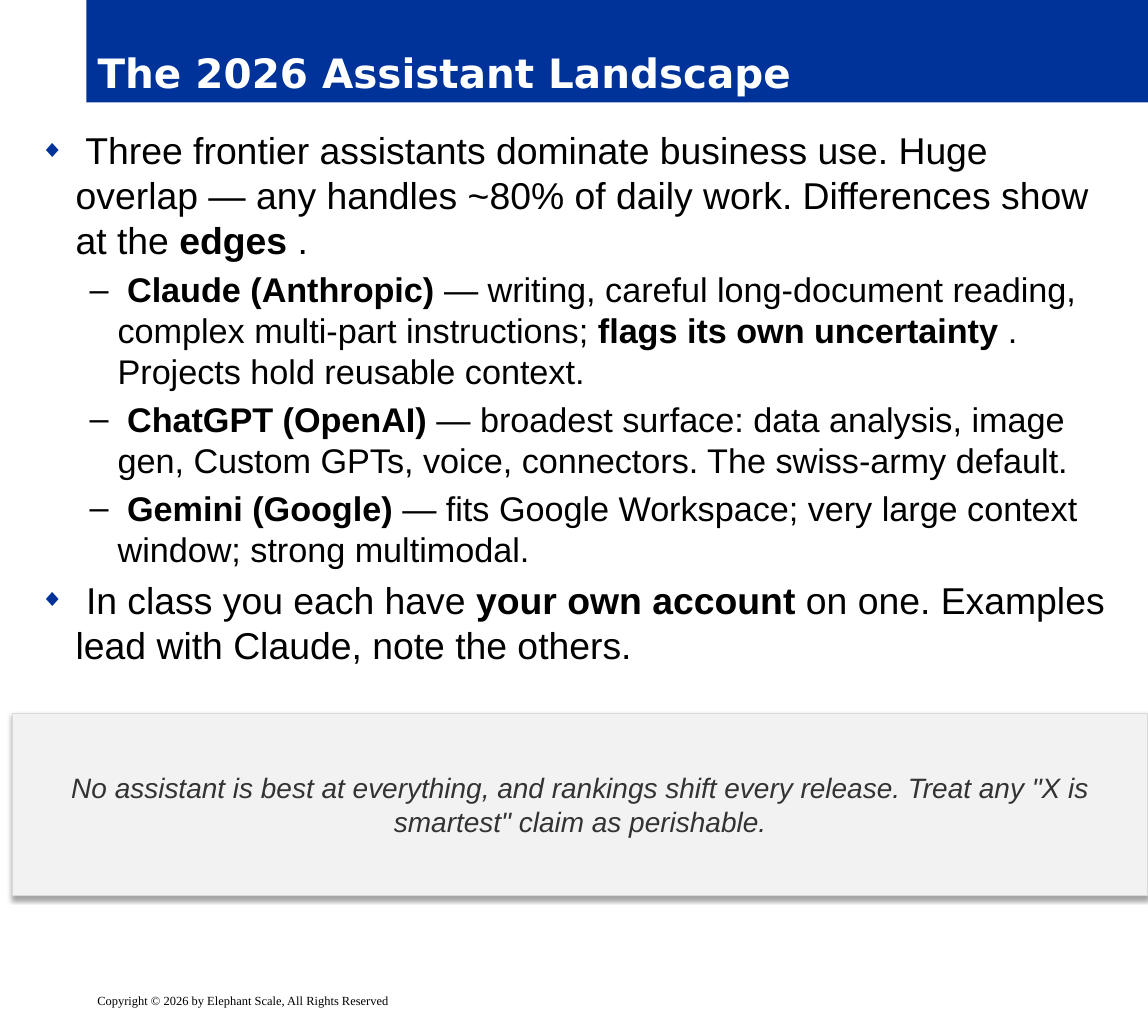
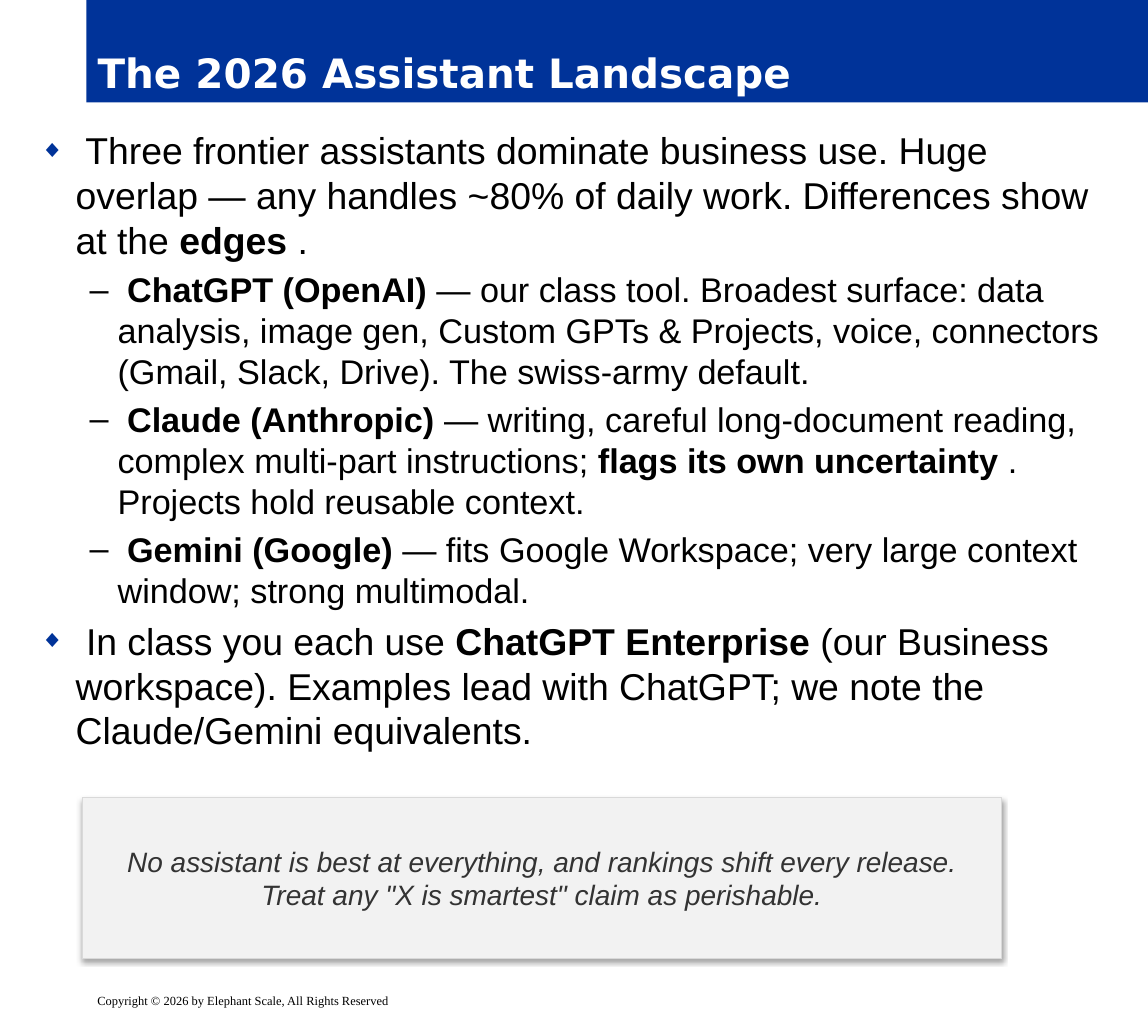
Before and after one commit to elephantscale/Prompt_Engineering_for_Business_Professionals, a slide deck: slide 8 of slides/release/01-how-ai-works.pptx. Drawn at 1148x1016 pixels with LibreOffice and Linux fonts; fonts in the diff are those of the drawing; background and template pictures are left out. Boxes give left, top, right and bottom in pixels: in the first picture for what was removed or moved away, otherwise in the second. Text is boxed around its words. In the diff, an @@ line names an element or a change of style, - is before the commit and + after.

```diff
--- a/slides/release/01-how-ai-works.pptx
+++ b/slides/release/01-how-ai-works.pptx
@@ text at bbox=[118, 277, 1099, 391]: paragraph added @@
+  – ChatGPT (OpenAI) — our class tool. Broadest surface: data analysis, image gen, Custom GPTs & Projects, voice, connectors (Gmail, Slack, Drive). The swiss-army default.
@@ text at bbox=[118, 407, 1068, 480]: paragraph removed @@
-  – ChatGPT (OpenAI) — broadest surface: data analysis, image gen, Custom GPTs, voice, connectors. The swiss-army default.
@@ text at bbox=[76, 628, 1048, 752]: text changed @@
-◆ In class you each have your own account on one. Examples lead with Claude, note the others.
+◆ In class you each use ChatGPT Enterprise (our Business workspace). Examples lead with ChatGPT; we note the Claude/Gemini equivalents.
@@ rectangle "No assistant is best at ...": place and size @@
-rectangle "No assistant is best at ..." at bbox=[12, 713, 1148, 896]
+rectangle "No assistant is best at ..." at bbox=[82, 797, 1001, 959]
```
Also in this commit, not shown: 11 other slides changed, 1 other file.
